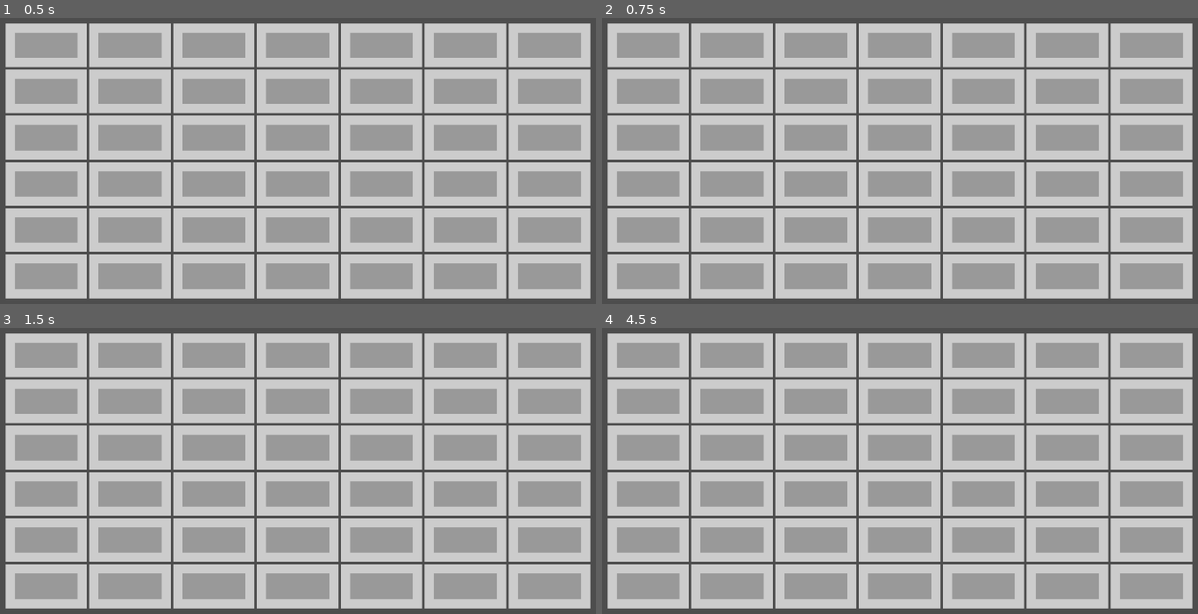
Above: before the commit, frames 1-4 (two rows, left to right).
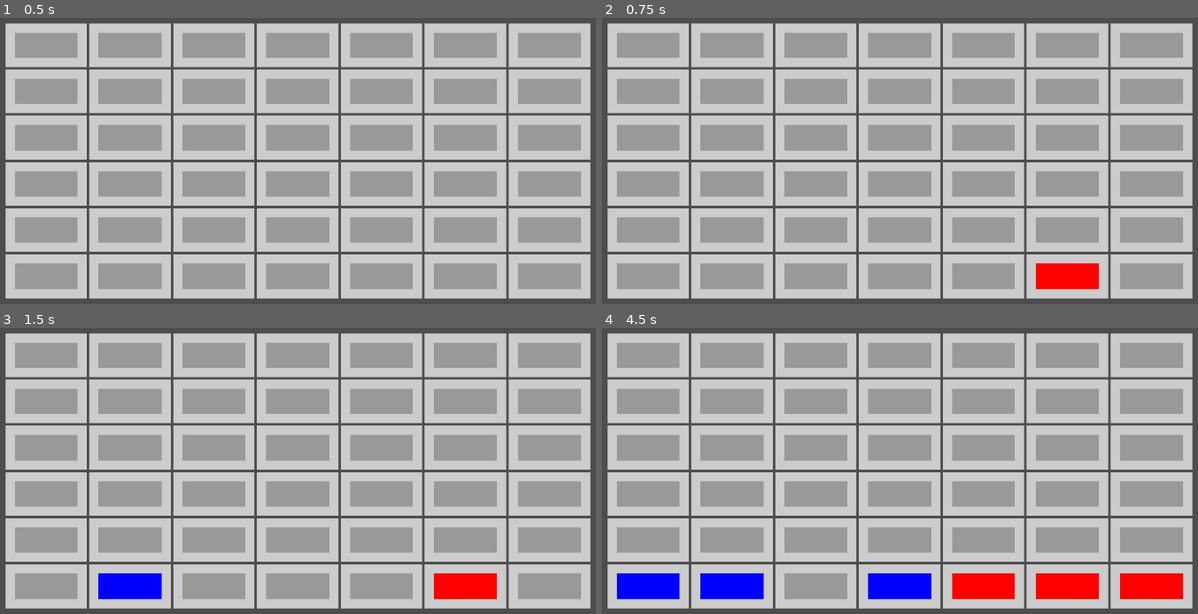
Above: after the commit, the same moments.

Repository: Shuflduf/Connect-Four
Game: Godot game, scene res://board.tscn
Same seed, same stepped clock (60 frames per second), same inputs: the game is played once before the commit and once after it.
Inputs (mouse positions are in pixels of both pictures, inside the frame that each line leads up to):
- Up to frame 1 (0.5 s): no input
- Up to frame 2 (0.75 s): tap Enter at 0.5 s; move the mouse to (1054, 140) at 0.52 s; click (1054, 140) at 0.67 s
- Up to frame 3 (1.5 s): tap Space at 1.25 s; move the mouse to (154, 491) at 1.27 s; click (154, 491) at 1.42 s
- Up to frame 4 (4.5 s): tap Enter at 2, 3.5 s; move the mouse to (971, 382) at 2.02 s; click (971, 382) at 2.17 s; tap Space at 2.75, 4.25 s; move the mouse to (864, 551) at 2.77 s; click (864, 551) at 2.92 s; move the mouse to (1114, 531) at 3.52 s; click (1114, 531) at 3.67 s; move the mouse to (685, 410) at 4.27 s; click (685, 410) at 4.42 s

Frame 1 is identical in both runs. In frame 2, 1.0% of the frame differs, in the area x 72-84%, y 85-96%; in frame 3, 2.0%; in frame 4, 5.9%, in the area x 2-98%, y 85-96%.
Error before the commit: Parse Error: Not all code paths return a value. (res://board.gd:108)

Commit message:
FINALLY win detection

Diff:
--- a/board.gd
+++ b/board.gd
@@ -87,16 +87,13 @@
 
 
 func check_win(input: Vector2i) -> bool:
-	var player = get_player(get_panel(input))
-	var first_piece = input
+	#var player = get_player(get_panel(input))
+	#var first_piece = input
 
 
 
 	for dir in DIRECTIONS:
-		while !out_of_bounds(first_piece - dir):
-			first_piece -= dir
-			if get_player(get_panel(first_piece)) != player:
-				break
+		var first_piece = get_start(input, dir)
 
 		#var won = true
 		if four_in_row(first_piece, dir):
@@ -109,9 +106,12 @@
 	var player = get_player(get_panel(input))
 	var first = input
 	while !out_of_bounds(first - dir):
+		if get_player(get_panel(first - dir)) != player:
+			break
 		first -= dir
-		if get_player(get_panel(first)) != player:
-			break
+
+	return first
+
 
 func four_in_row(start: Vector2i, dir: Vector2i) -> bool:
 	var player = get_player(get_panel(start))
